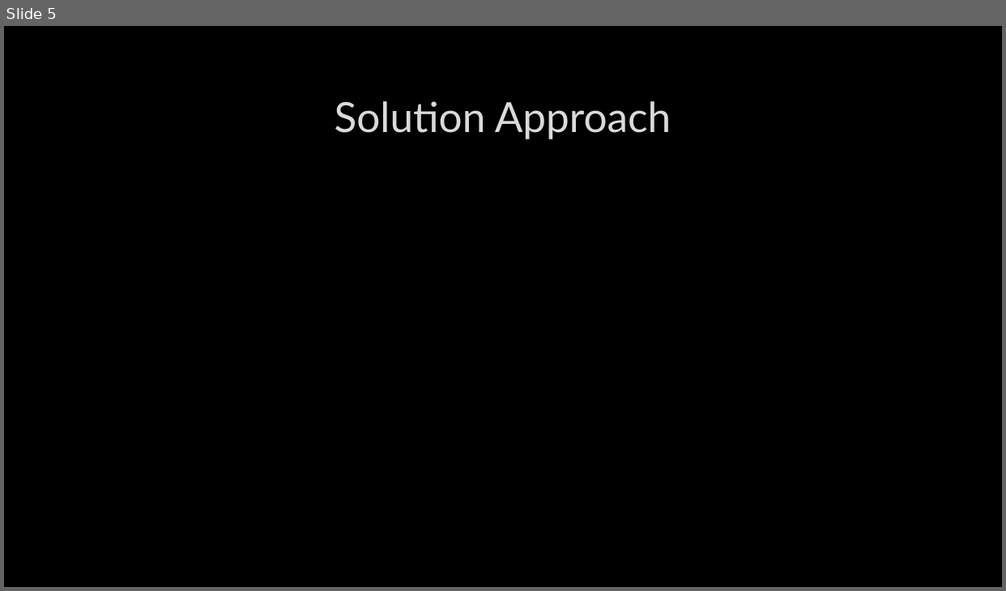
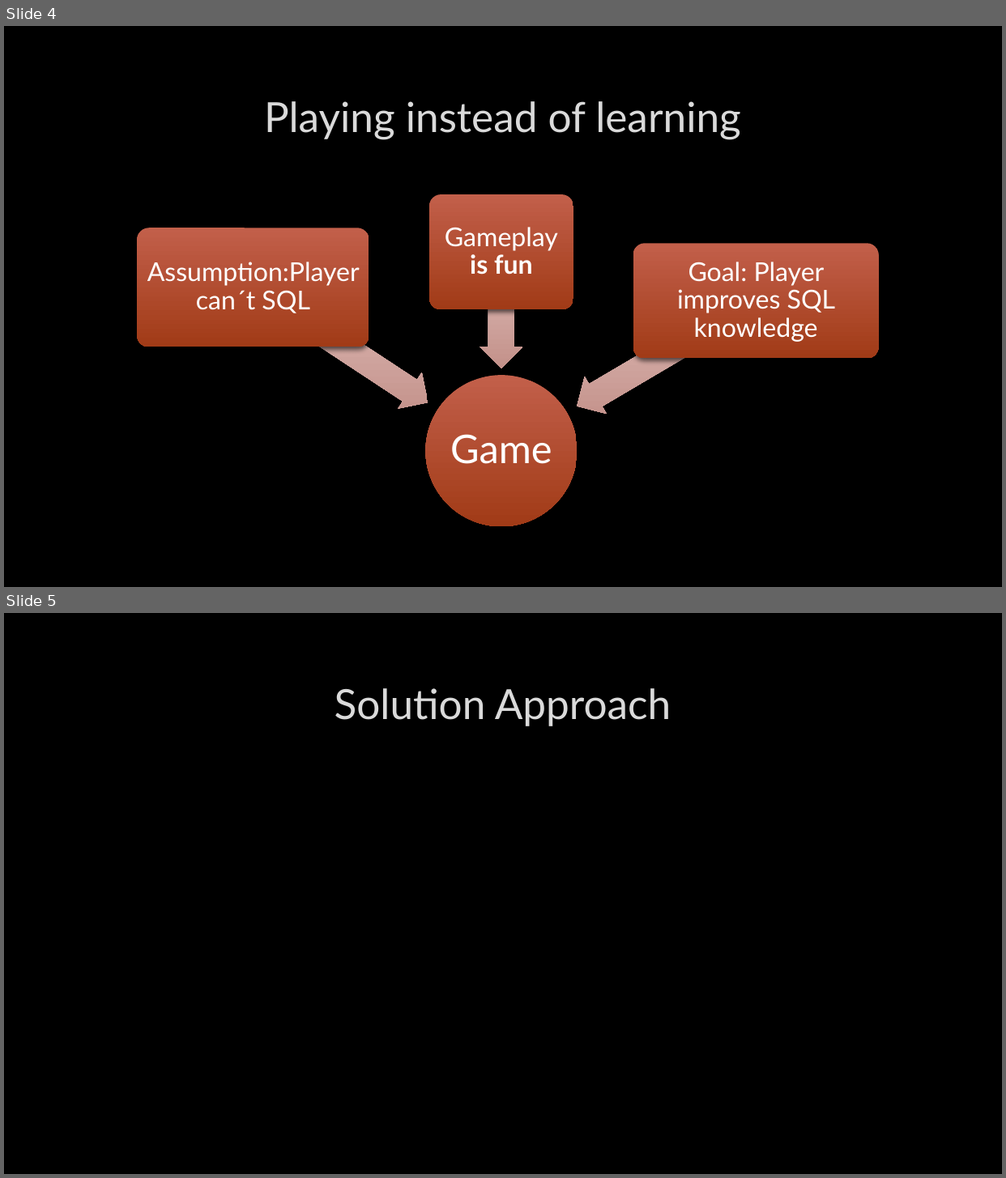
Before and after one commit to felixnext/enjoy-sql, a slide deck: presentation/Enjoy-SQL.pptx. Shown one above the other, each under a label of ours: slide 5 before the commit, slides 4 and 5 after it. The pictures are 1006x591 and 1006x1178 pixels, drawn with LibreOffice and Linux fonts; fonts in the diff are those of the drawing; background and template pictures are left out. Boxes give left, top, right and bottom in pixels: in the first picture for what was removed or moved away, otherwise in the second. Text is boxed around its words. In the diff, an @@ line names an element or a change of style, - is before the commit and + after.

```diff
--- a/presentation/Enjoy-SQL.pptx
+++ b/presentation/Enjoy-SQL.pptx
@@ slide 4 added at <box>4,26,1002,587</box>, background picture (left out) @@
@@ title added at <box>264,101,741,139</box>, 40 pt, text #DADADA @@
+Playing instead of learning
@@ group added at <box>138,194,879,527</box>: 4 texts, 3 left arrows, 3 rounded rectangles, 1 ellipse @@
+Game
+Assumption:Player can´t SQL
+Gameplay is fun
+Goal: Player improves SQL knowledge
```
Also in this commit, not shown: 2 other slides added, 3 slides removed.
